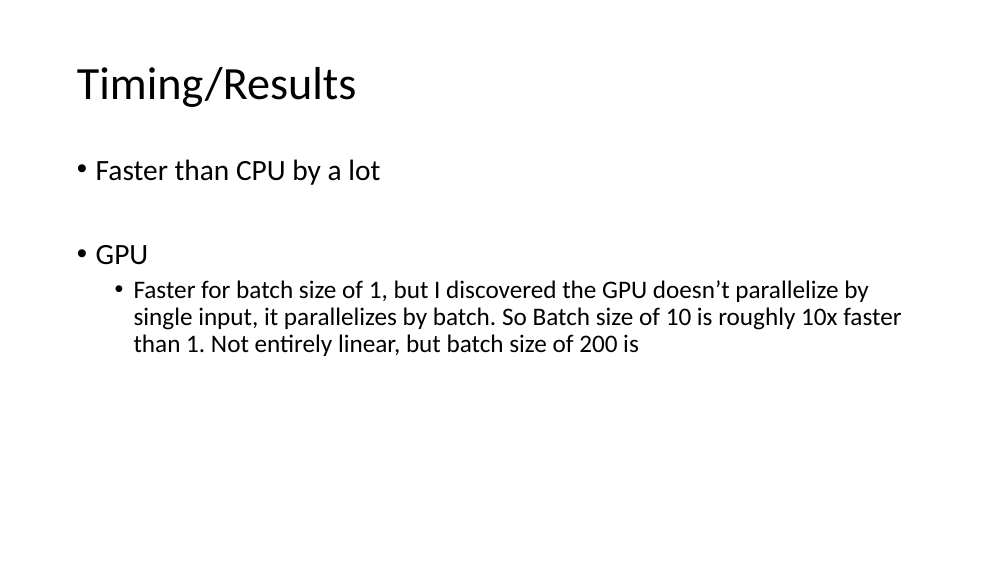
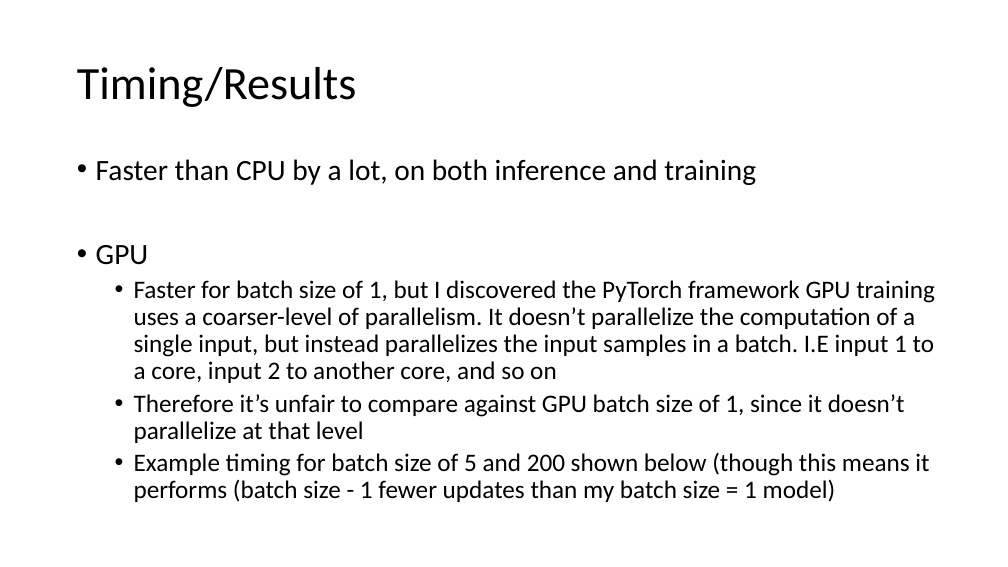
Before and after one commit to erikgroving/NeuralNetworkHardwareAccelerator, a slide deck: slide 13 of WeeklyPresentations/update12_06_13.pptx. Drawn at 1008x567 pixels with LibreOffice and Linux fonts; fonts in the diff are those of the drawing. Boxes give left, top, right and bottom in pixels: in the first picture for what was removed or moved away, otherwise in the second. Text is boxed around its words. In the diff, an @@ line names an element or a change of style, - is before the commit and + after.

Commit message:
presentation

```diff
--- a/WeeklyPresentations/update12_06_13.pptx
+++ b/WeeklyPresentations/update12_06_13.pptx
@@ text at (96,159,756,185): text changed @@
-• Faster than CPU by a lot
+• Faster than CPU by a lot, on both inference and training
@@ text at (134,280,935,502): text changed @@
-  • Faster for batch size of 1, but I discovered the GPU doesn’t parallelize by single input, it parallelizes by batch. So Batch size of 10 is roughly 10x faster than 1. Not entirely linear, but batch size of 200 is
+  • Faster for batch size of 1, but I discovered the PyTorch framework GPU training uses a coarser-level of parallelism. It doesn’t parallelize the computation of a single input, but instead parallelizes the input samples in a batch. I.E input 1 to a core, input 2 to another core, and so on
+  • Therefore it’s unfair to compare against GPU batch size of 1, since it doesn’t parallelize at that level
+  • Example timing for batch size of 5 and 200 shown below (though this means it performs (batch size - 1 fewer updates than my batch size = 1 model)
```
Also in this commit, not shown: 4 other slides changed, 10 slides added, 2 other files.
